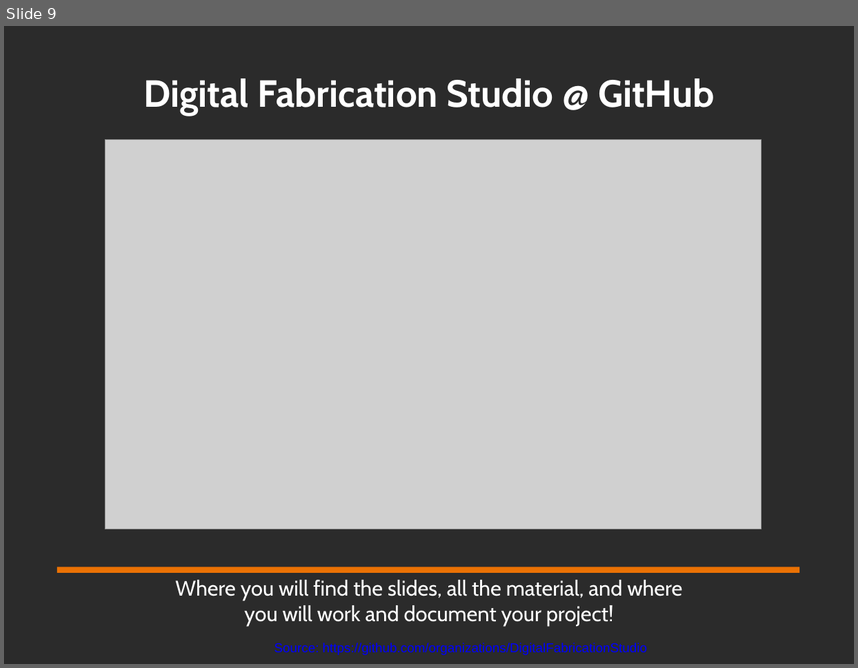
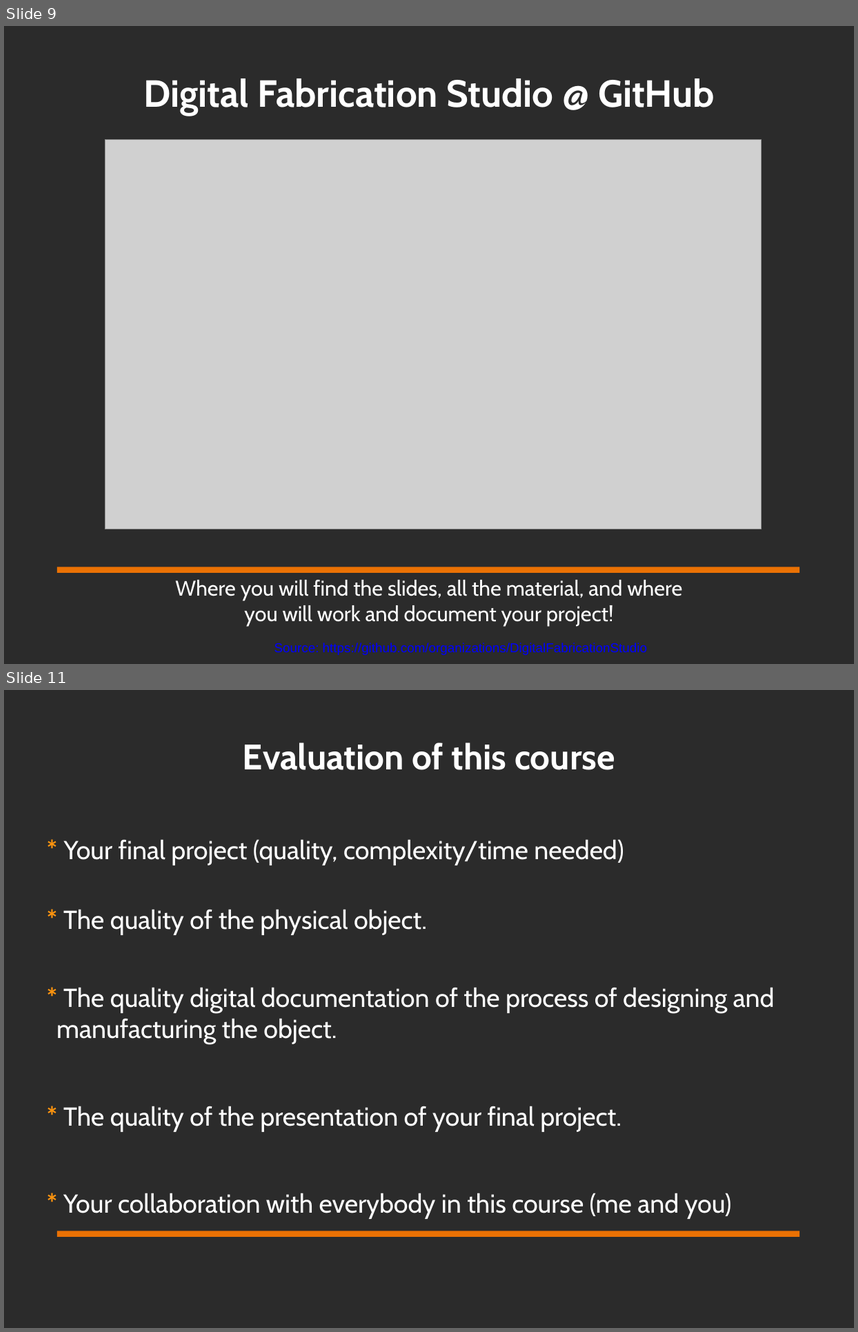
Before and after one commit to DigitalFabricationStudio/Slides, a slide deck: libreoffice/DigitalFabricationStudio.00__Introduction.odp. Shown one above the other, each under a label of ours: slide 9 before the commit, slides 9 and 11 after it; the slides between them are not shown. The pictures are 858x668 and 858x1332 pixels, drawn with LibreOffice and Linux fonts; fonts in the diff are those of the drawing; grey boxes stand for pictures; background and template pictures are left out; a plain dark background stands for a picture behind light text. Boxes give left, top, right and bottom in pixels: in the first picture for what was removed or moved away, otherwise in the second. Text is boxed around its words. In the diff, an @@ line names an element or a change of style, - is before the commit and + after.

Commit message:
Updating course structure and deleting pdfs...

```diff
--- a/libreoffice/DigitalFabricationStudio.00__Introduction.odp
+++ b/libreoffice/DigitalFabricationStudio.00__Introduction.odp
@@ slide 11 added at bbox=[4, 690, 854, 1328], background picture (left out); not listed: 1 template element that a slide beside it also shows @@
@@ title added at bbox=[243, 742, 615, 770], 30 pt, text #FFFFFF, bold @@
+Evaluation of this course
@@ text added at bbox=[56, 839, 775, 1219], 22 pt, text #FFFFFF @@
+* Your final project (quality, complexity/time needed)
+* The quality of the physical object.
+* The quality digital documentation of the process of designing and manufacturing the object.
+* The quality of the presentation of your final project.
+* Your collaboration with everybody in this course (me and you)
```
Also in this commit, not shown: 8 slides changed, 2 other slides added, 2 slides removed, 12 other files.
